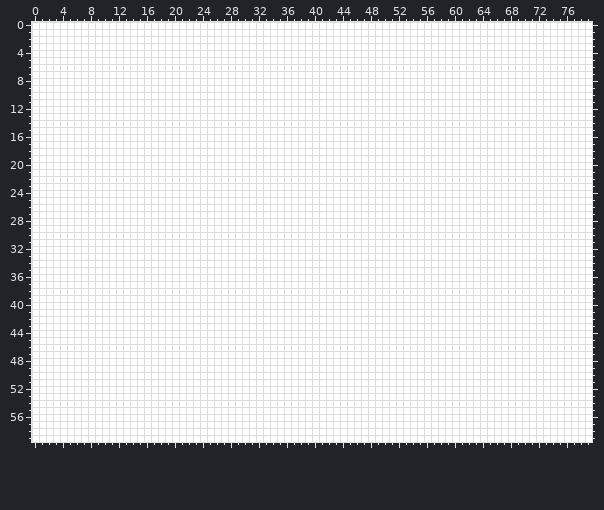
Two states of a sprite sheet, source/level_data/layouts/level7/layer2.png. That is the earlier state.
The file is 80x60 pixels.
And afterwards:
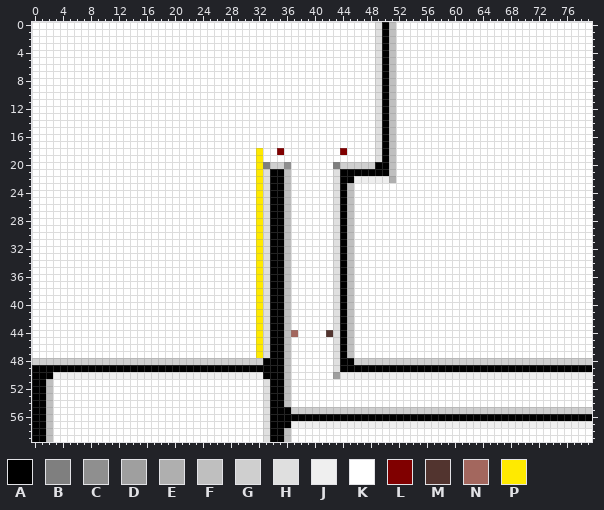
Palette (. is transparent): A #000000  B #7f7f7f  C #8f8f8f  D #9f9f9f  E #afafaf  F #bfbfbf  G #cfcfcf  H #dfdfdf  J #efefef  K #ffffff  L #800000  M #52342f  N #a3675e  P #ffea00
Edits made:
Changed rows in their new state; - is an unchanged pixel.
first column x 0:
 0 -------------------------------------------------HAF----------------------------
 1 -------------------------------------------------HAF----------------------------
 2 -------------------------------------------------HAF----------------------------
 3 -------------------------------------------------HAF----------------------------
 4 -------------------------------------------------HAF----------------------------
 5 -------------------------------------------------HAF----------------------------
 6 -------------------------------------------------HAF----------------------------
 7 -------------------------------------------------HAF----------------------------
 8 -------------------------------------------------HAF----------------------------
 9 -------------------------------------------------HAF----------------------------
10 -------------------------------------------------HAF----------------------------
11 -------------------------------------------------HAF----------------------------
12 -------------------------------------------------HAF----------------------------
13 -------------------------------------------------HAF----------------------------
14 -------------------------------------------------HAF----------------------------
15 -------------------------------------------------HAF----------------------------
16 -------------------------------------------------HAF----------------------------
17 -------------------------------------------------HAF----------------------------
18 --------------------------------P--L--------L----HAF----------------------------
19 --------------------------------P----------------HAF----------------------------
20 --------------------------------PBGGC------BGGGGGAAF----------------------------
21 --------------------------------PHAAF------HAAAAAAAF----------------------------
22 --------------------------------PHAAF------HAAJJJJJE----------------------------
23 --------------------------------PHAAF------HAF----------------------------------
24 --------------------------------PHAAF------HAF----------------------------------
25 --------------------------------PHAAF------HAF----------------------------------
26 --------------------------------PHAAF------HAF----------------------------------
27 --------------------------------PHAAF------HAF----------------------------------
28 --------------------------------PHAAF------HAF----------------------------------
29 --------------------------------PHAAF------HAF----------------------------------
30 --------------------------------PHAAF------HAF----------------------------------
31 --------------------------------PHAAF------HAF----------------------------------
32 --------------------------------PHAAF------HAF----------------------------------
33 --------------------------------PHAAF------HAF----------------------------------
34 --------------------------------PHAAF------HAF----------------------------------
35 --------------------------------PHAAF------HAF----------------------------------
36 --------------------------------PHAAF------HAF----------------------------------
37 --------------------------------PHAAF------HAF----------------------------------
38 --------------------------------PHAAF------HAF----------------------------------
39 --------------------------------PHAAF------HAF----------------------------------
40 --------------------------------PHAAF------HAF----------------------------------
41 --------------------------------PHAAF------HAF----------------------------------
42 --------------------------------PHAAF------HAF----------------------------------
43 --------------------------------PHAAF------HAF----------------------------------
44 --------------------------------PHAAFN----MHAF----------------------------------
45 --------------------------------PHAAF------HAF----------------------------------
46 --------------------------------PHAAF------HAF----------------------------------
47 --------------------------------PHAAF------HAF----------------------------------
48 GGGGGGGGGGGGGGGGGGGGGGGGGGGGGGGGGAAAF------HAAGGGGGGGGGGGGGGGGGGGGGGGGGGGGGGGGGG
49 AAAAAAAAAAAAAAAAAAAAAAAAAAAAAAAAAAAAF------HAAAAAAAAAAAAAAAAAAAAAAAAAAAAAAAAAAAA
50 AAAJJJJJJJJJJJJJJJJJJJJJJJJJJJJJJAAAF------DJJJJJJJJJJJJJJJJJJJJJJJJJJJJJJJJJJJJ
51 AAF------------------------------HAAF-------------------------------------------
52 AAF------------------------------HAAF-------------------------------------------
53 AAF------------------------------HAAF-------------------------------------------
54 AAF------------------------------HAAF-------------------------------------------
55 AAF------------------------------HAAAGGGGGGGGGGGGGGGGGGGGGGGGGGGGGGGGGGGGGGGGGGG
56 AAF------------------------------HAAAAAAAAAAAAAAAAAAAAAAAAAAAAAAAAAAAAAAAAAAAAAA
57 AAF------------------------------HAAAJJJJJJJJJJJJJJJJJJJJJJJJJJJJJJJJJJJJJJJJJJJ
58 AAF------------------------------HAAF-------------------------------------------
59 AAF------------------------------HAAF-------------------------------------------
Changed places in both pictures, as pixel boxes (x1, y1, x2, y2):
changed: (32, 22, 592, 442)
